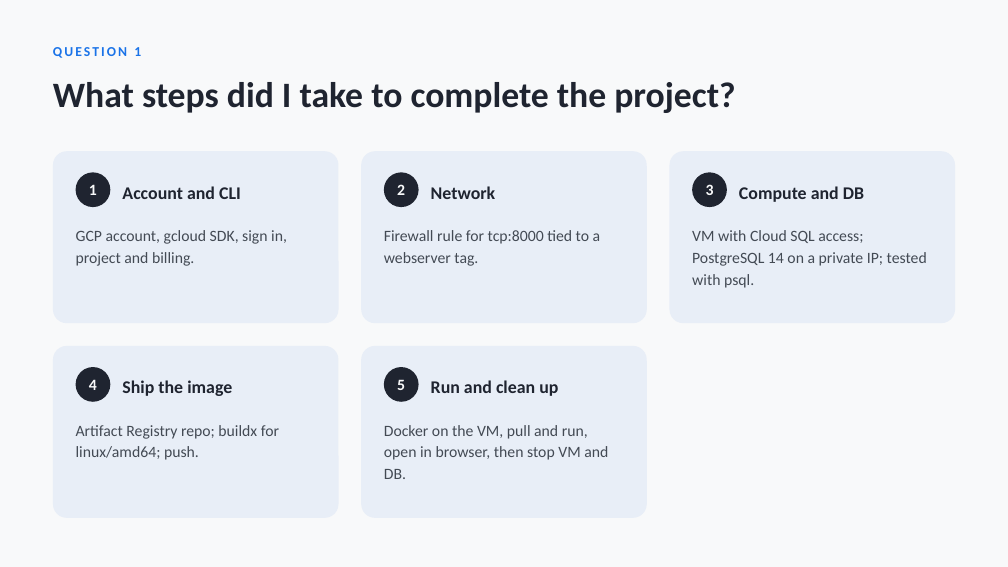
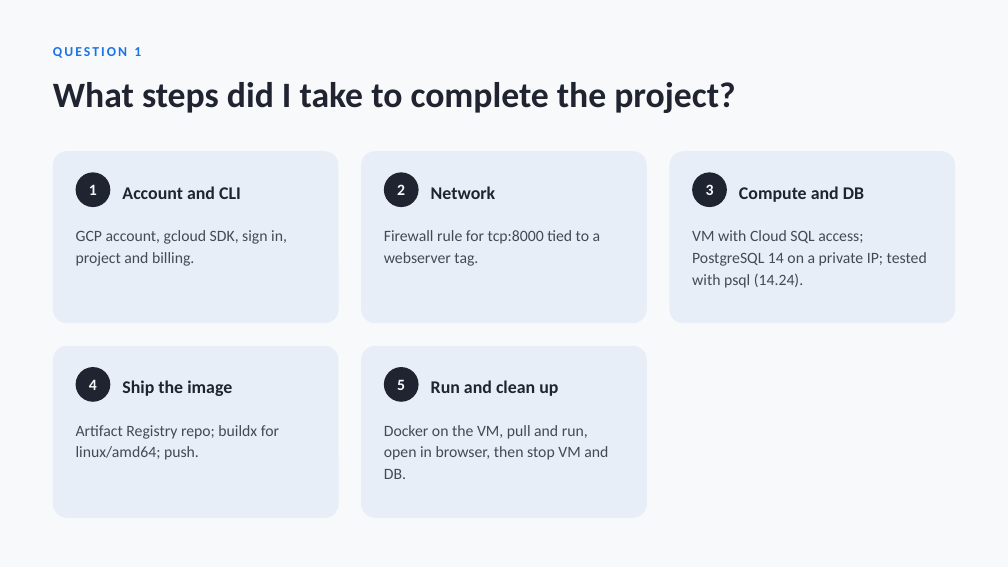
Before and after one commit to jeevan516/Porfolio, a slide deck: slide 7 of public/decks/web-service-deployment.pptx (slide 6 before the commit). Drawn at 1008x567 pixels with LibreOffice and Linux fonts; fonts in the diff are those of the drawing. Boxes give left, top, right and bottom in pixels: in the first picture for what was removed or moved away, otherwise in the second. Text is boxed around its words. In the diff, an @@ line names an element or a change of style, - is before the commit and + after.

```diff
--- a/public/decks/web-service-deployment.pptx
+++ b/public/decks/web-service-deployment.pptx
@@ text at (692,230,927,288): text changed @@
-VM with Cloud SQL access; PostgreSQL 14 on a private IP; tested with psql.
+VM with Cloud SQL access; PostgreSQL 14 on a private IP; tested with psql (14.24).
```
Also in this commit, not shown: 2 other slides changed, 2 slides added, 1 slide removed.
